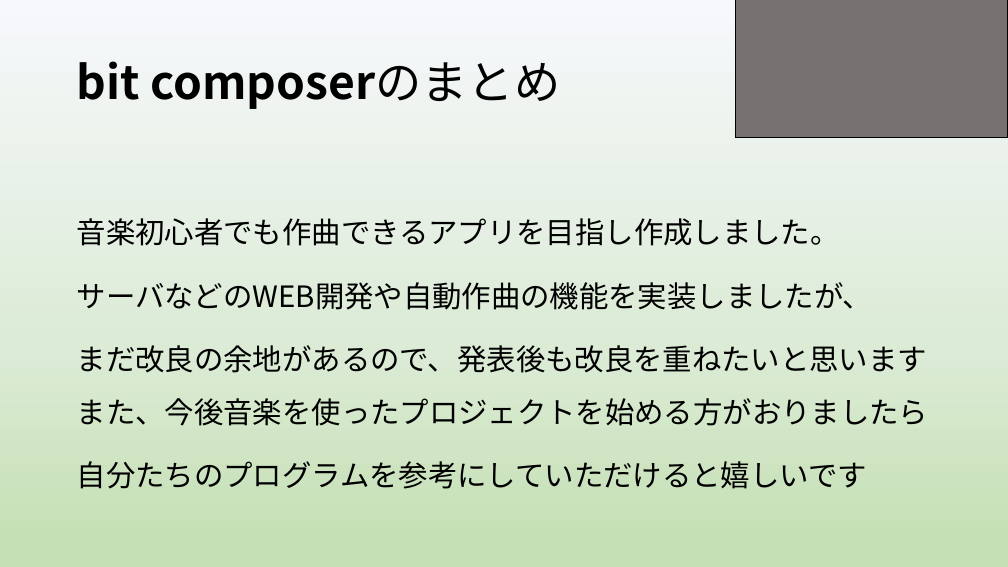
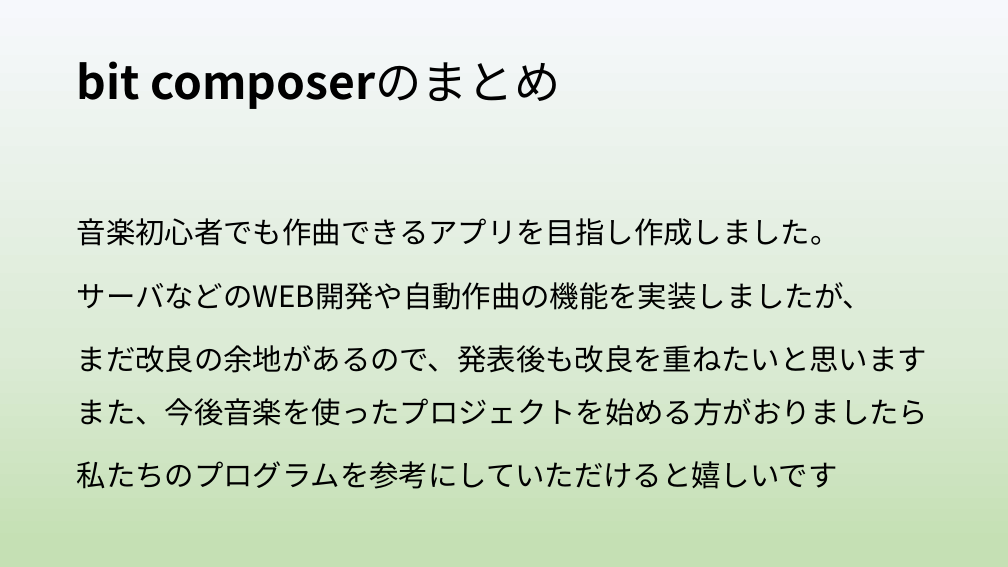
Before and after one commit to yoshitake266/bitComposer_prj, a slide deck: slide 11 of presentation/graduation/bit Composer3 .pptx. Drawn at 1008x567 pixels with LibreOffice and Linux fonts; fonts in the diff are those of the drawing. Boxes give left, top, right and bottom in pixels: in the first picture for what was removed or moved away, otherwise in the second. Text is boxed around its words. In the diff, an @@ line names an element or a change of style, - is before the commit and + after.

```diff
--- a/presentation/graduation/bit Composer3 .pptx
+++ b/presentation/graduation/bit Composer3 .pptx
@@ rectangle removed at <box>736,0,1008,138</box> @@
@@ text at <box>77,461,838,489</box>: text changed @@
-自分たちのプログラムを参考にしていただけると嬉しいです
+私たちのプログラムを参考にしていただけると嬉しいです
```
Also in this commit, not shown: 9 other slides changed, 1 slide added, 7 slides removed.
